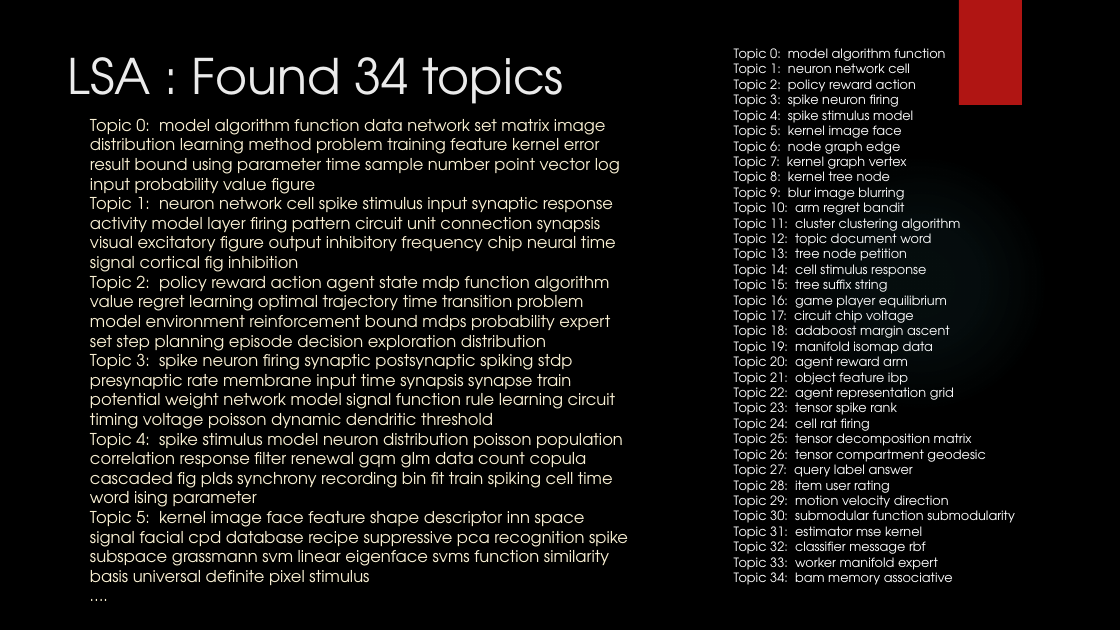
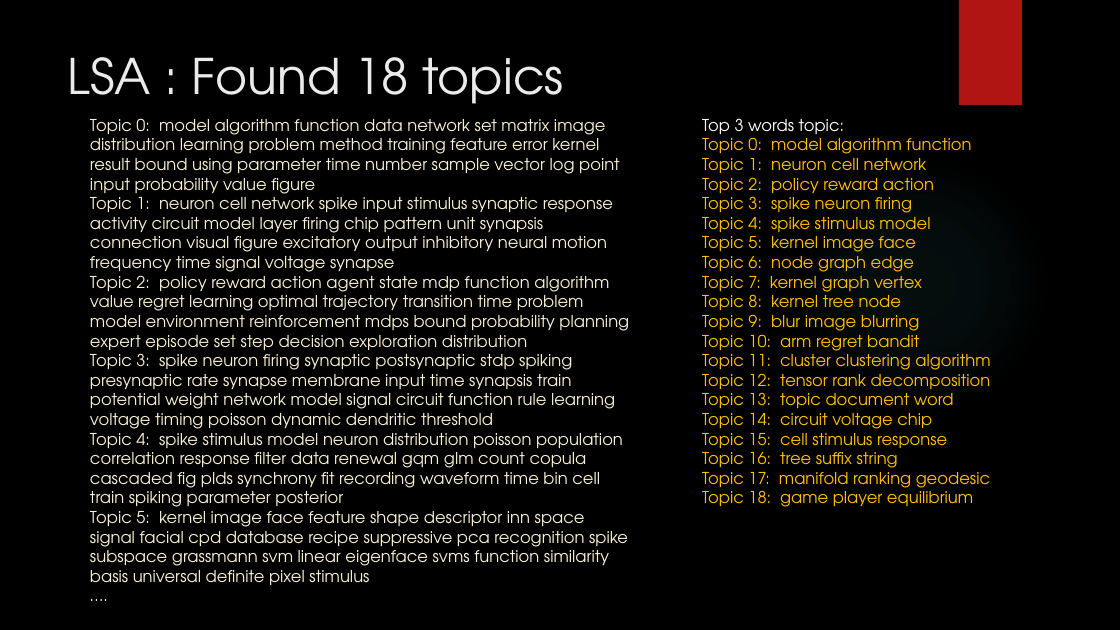
Before and after one commit to mdja/topic_model, a slide deck: slide 8 of Topic Modeling NIPS paper.pptx. Drawn at 1120x630 pixels with LibreOffice and Linux fonts; fonts in the diff are those of the drawing; background and template pictures are left out. Boxes give left, top, right and bottom in pixels: in the first picture for what was removed or moved away, otherwise in the second. Text is boxed around its words. In the diff, an @@ line names an element or a change of style, - is before the commit and + after.

```diff
--- a/Topic Modeling NIPS paper.pptx
+++ b/Topic Modeling NIPS paper.pptx
@@ title at [68, 57, 563, 104]: text changed @@
-LSA : Found 34 topics
+LSA : Found 18 topics
@@ text at [90, 118, 629, 512]: text changed @@
-Topic 0: model algorithm function data network set matrix image distribution learning method problem training feature kernel error result bound using parameter time sample number point vector log input probability value figure
-Topic 1: neuron network cell spike stimulus input synaptic response activity model layer firing pattern circuit unit connection synapsis visual excitatory figure output inhibitory frequency chip neural time signal cortical fig inhibition
-Topic 2: policy reward action agent state mdp function algorithm value regret learning optimal trajectory time transition problem model environment reinforcement bound mdps probability expert set step planning episode decision exploration distribution
-Topic 3: spike neuron firing synaptic postsynaptic spiking stdp presynaptic rate membrane input time synapsis synapse train potential weight network model signal function rule learning circuit timing voltage poisson dynamic dendritic threshold
-Topic 4: spike stimulus model neuron distribution poisson population correlation response filter renewal gqm glm data count copula cascaded fig plds synchrony recording bin fit train spiking cell time word ising parameter
+Topic 0: model algorithm function data network set matrix image distribution learning problem method training feature error kernel result bound using parameter time number sample vector log point input probability value figure
+Topic 1: neuron cell network spike input stimulus synaptic response activity circuit model layer firing chip pattern unit synapsis connection visual figure excitatory output inhibitory neural motion frequency time signal voltage synapse
+Topic 2: policy reward action agent state mdp function algorithm value regret learning optimal trajectory transition time problem model environment reinforcement mdps bound probability planning expert episode set step decision exploration distribution
+Topic 3: spike neuron firing synaptic postsynaptic stdp spiking presynaptic rate synapse membrane input time synapsis train potential weight network model signal circuit function rule learning voltage timing poisson dynamic dendritic threshold
+Topic 4: spike stimulus model neuron distribution poisson population correlation response filter data renewal gqm glm count copula cascaded fig plds synchrony fit recording waveform time bin cell train spiking parameter posterior
@@ text "Top 3 words topic:": place and size @@
-text "Top 3 words topic:" at [734, 48, 1015, 585]
+text "Top 3 words topic:" at [702, 118, 991, 507]
@@ text at [702, 118, 844, 139]: paragraph added @@
+Top 3 words topic:
@@ text at [702, 133, 990, 375]: size 11 to 14 pt, text colour #FFFFFF to #FFC000 in "Topic 0: model algorithm function", "Topic 2: policy reward action", "Topic 3: spike neuron firing", "Topic 4: spike stimulus model" and 7 more places @@
@@ text at [702, 153, 927, 179]: text changed; size 11 to 14 pt; text colour #FFFFFF to #FFC000 @@
-Topic 1: neuron network cell
+Topic 1: neuron cell network
@@ text at [702, 368, 991, 507]: text changed; size 11 to 14 pt; text colour #FFFFFF to #FFC000 @@
-Topic 12: topic document word
-Topic 13: tree node petition
-Topic 14: cell stimulus response
-Topic 15: tree suffix string
-Topic 16: game player equilibrium
-Topic 17: circuit chip voltage
-Topic 18: adaboost margin ascent
-Topic 19: manifold isomap data
-Topic 20: agent reward arm
-Topic 21: object feature ibp
-Topic 22: agent representation grid
-Topic 23: tensor spike rank
-Topic 24: cell rat firing
-Topic 25: tensor decomposition matrix
-Topic 26: tensor compartment geodesic
-Topic 27: query label answer
-Topic 28: item user rating
-Topic 29: motion velocity direction
-Topic 30: submodular function submodularity
-Topic 31: estimator mse kernel
-Topic 32: classifier message rbf
-Topic 33: worker manifold expert
-Topic 34: bam memory associative
+Topic 12: tensor rank decomposition
+Topic 13: topic document word
+Topic 14: circuit voltage chip
+Topic 15: cell stimulus response
+Topic 16: tree suffix string
+Topic 17: manifold ranking geodesic
+Topic 18: game player equilibrium
```
Also in this commit, not shown: 3 other slides changed, 5 slides added, 4 slides removed, 6 other files.
